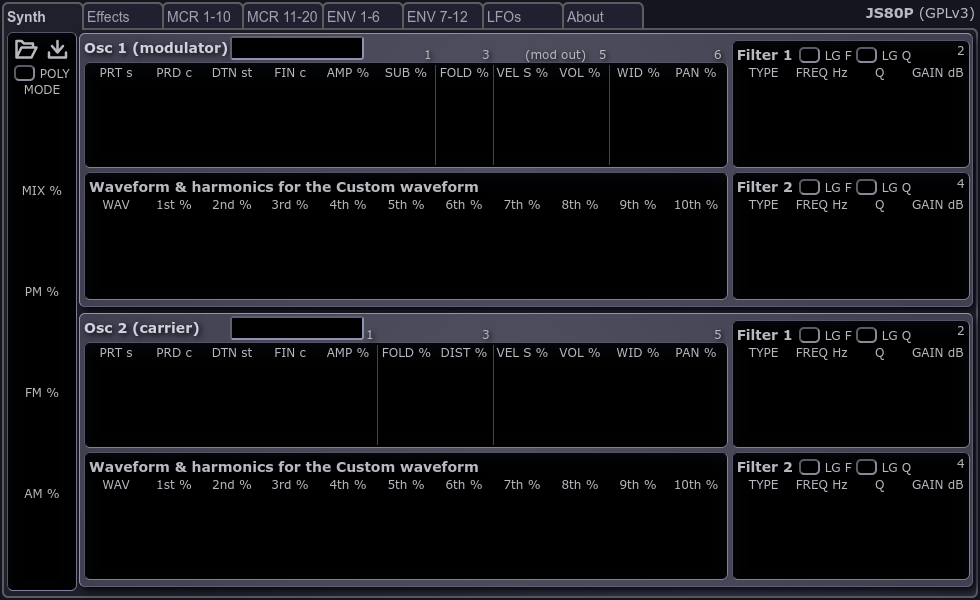
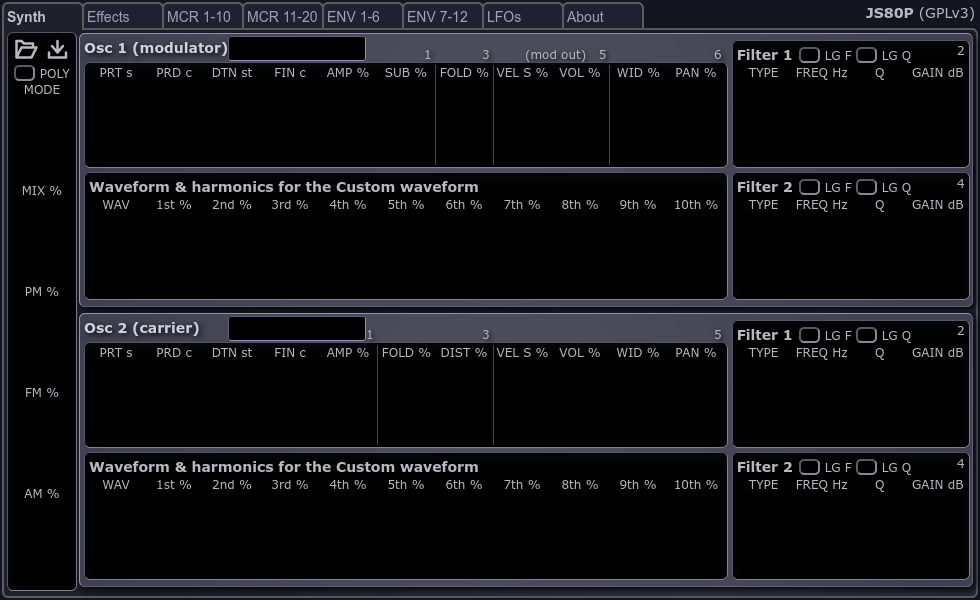
Two versions of the same layered image (980px x 600px). Layer-by-layer changes:
painted on "synth" over [228, 36, 915, 484]
painted on "effects" over [228, 36, 825, 484]
painted on "envelopes1" over [228, 36, 915, 352]
painted on "envelopes2" over [228, 36, 915, 352]
painted on "lfos" over [228, 36, 915, 484]
